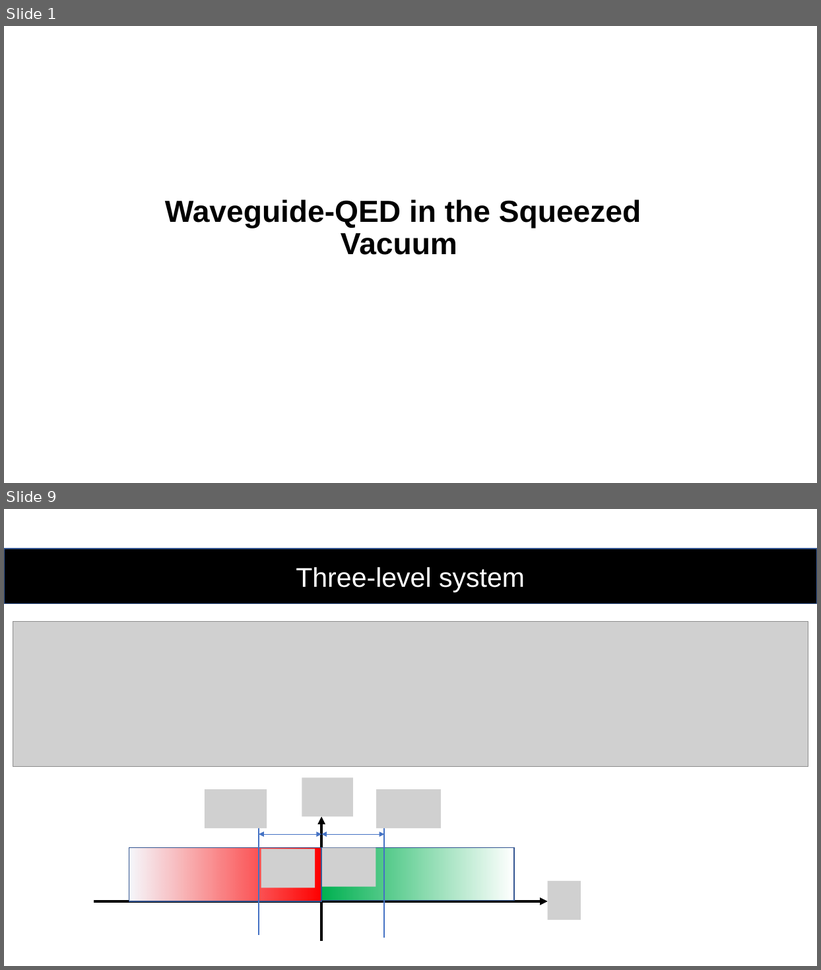
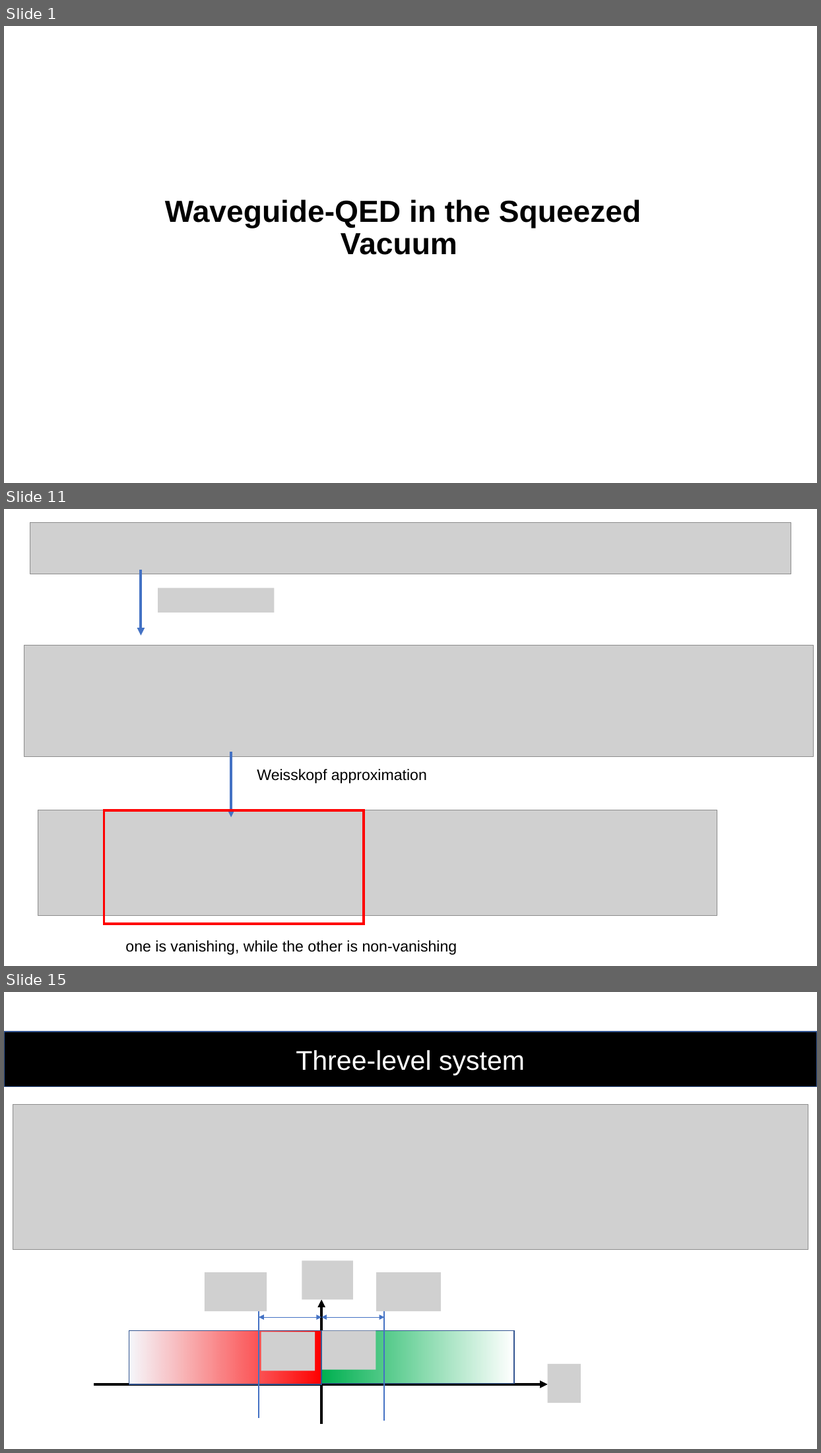
Before and after one commit to youjieyu888/circular-waveguide, a slide deck: Jieyu You.pptx. Shown one above the other, each under a label of ours: slides 1 and 9 before the commit, slides 1, 11 and 15 after it; the slides between them are not shown. The pictures are 821x970 and 821x1453 pixels, drawn with LibreOffice and Linux fonts; fonts in the diff are those of the drawing; grey boxes stand for pictures. Boxes give left, top, right and bottom in pixels: in the first picture for what was removed or moved away, otherwise in the second. Text is boxed around its words. In the diff, an @@ line names an element or a change of style, - is before the commit and + after.

```diff
--- a/Jieyu You.pptx
+++ b/Jieyu You.pptx
@@ slide 11 added at (4,509,817,966), background #FFFFFF @@
@@ picture added at (30,522,791,574) @@
@@ arrow added from (141, 570) to (141, 635), #4472C4 3 pt @@
@@ picture added at (158,588,274,612) @@
@@ picture added at (24,645,813,757) @@
@@ arrow added from (231, 752) to (231, 818), #4472C4 3 pt @@
@@ text added at (257,769,427,784), 18 pt, text #000000 @@
+Weisskopf approximation
@@ picture added at (38,811,717,916) @@
@@ rectangle added at (104,811,364,923), outline #FF0000 3 pt @@
@@ text added at (125,941,457,955), 18 pt, text #000000 @@
+one is vanishing, while the other is non-vanishing
@@ what was slide 9 is now slide 15 @@
```
Also in this commit, not shown: 8 slides changed, 7 other slides added, 1 slide removed.
